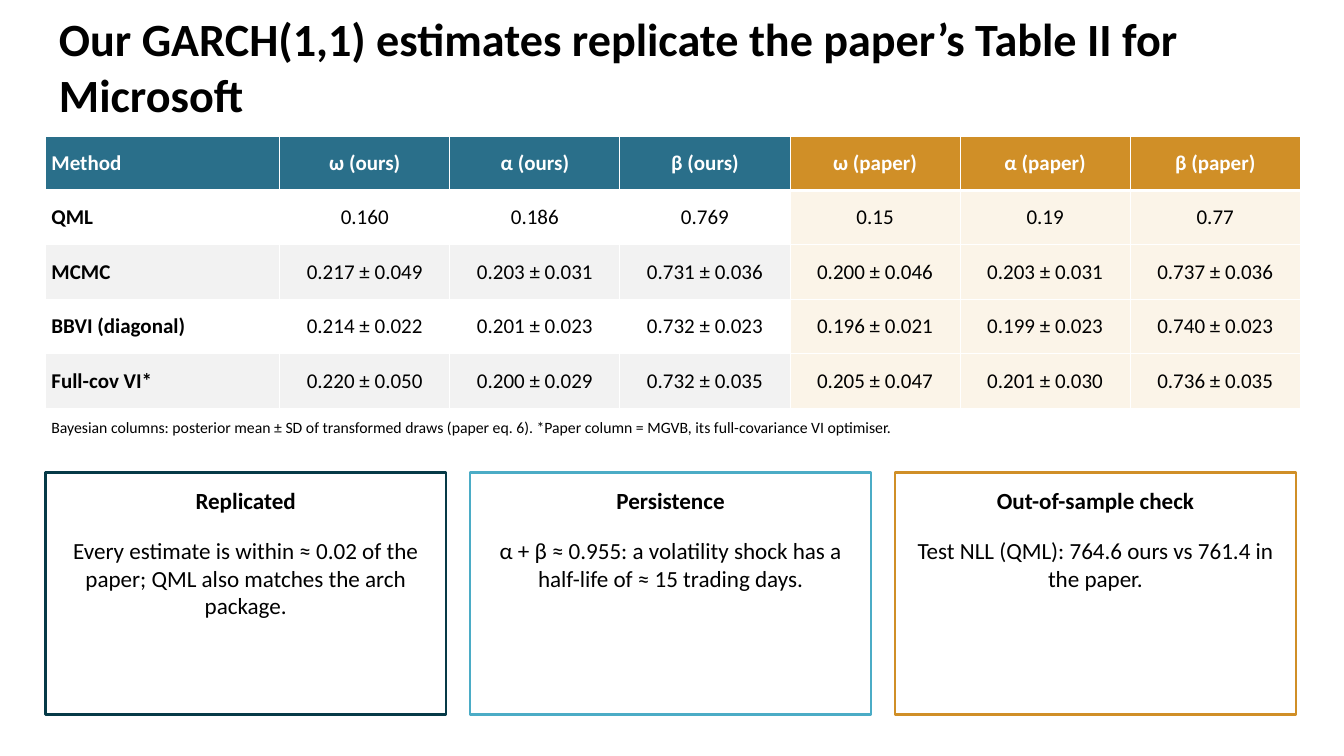
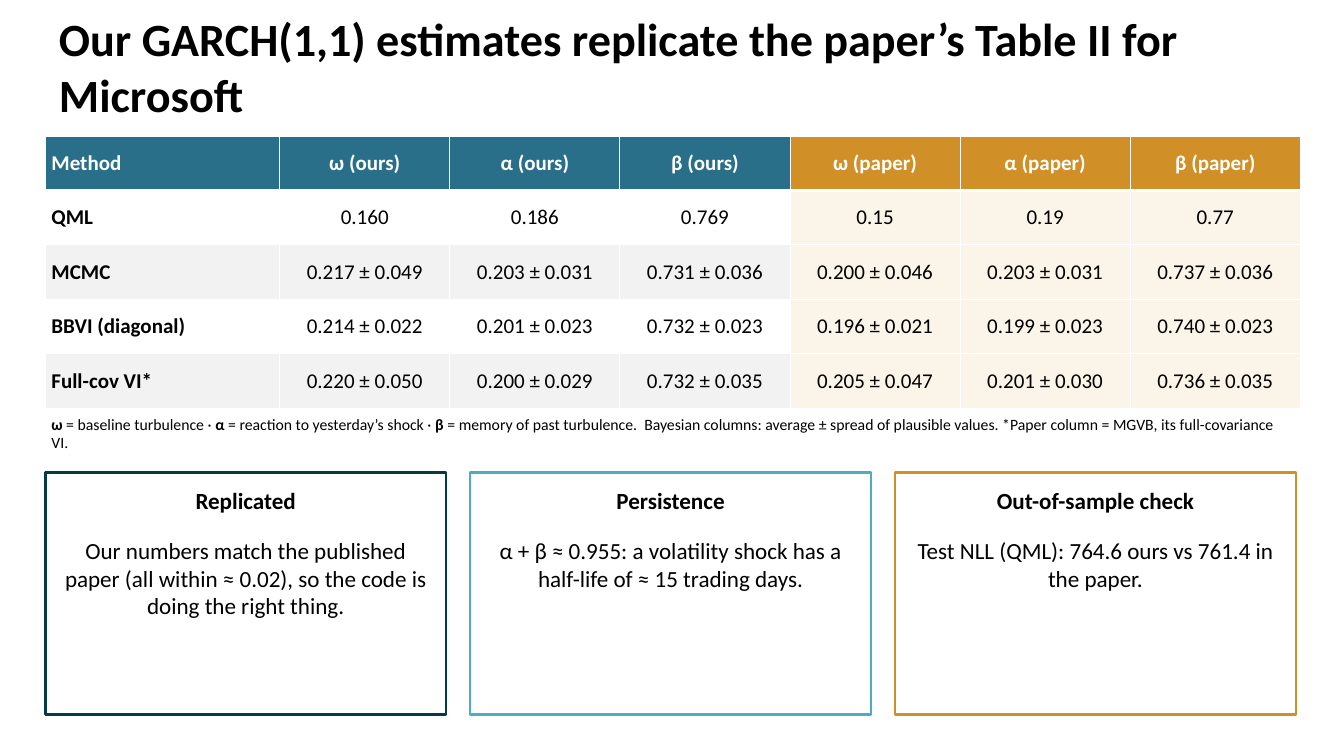
Before and after one commit to SGhuman123/Fordham-Time-Series-Econometrics, a slide deck: slide 10 of slides/Scalable_Bayesian_Volatility.pptx (slide 9 before the commit). Drawn at 1344x756 pixels with LibreOffice and Linux fonts; fonts in the diff are those of the drawing. Boxes give left, top, right and bottom in pixels: in the first picture for what was removed or moved away, otherwise in the second. Text is boxed around its words. In the diff, an @@ line names an element or a change of style, - is before the commit and + after.

```diff
--- a/slides/Scalable_Bayesian_Volatility.pptx
+++ b/slides/Scalable_Bayesian_Volatility.pptx
@@ text at [51,419,1274,448]: text changed @@
-Bayesian columns: posterior mean ± SD of transformed draws (paper eq. 6). *Paper column = MGVB, its full-covariance VI optimiser.
+ω = baseline turbulence · α = reaction to yesterday’s shock · β = memory of past turbulence. Bayesian columns: average ± spread of plausible values. *Paper column = MGVB, its full-covariance VI.
@@ text at [65,543,426,618]: text changed @@
-Every estimate is within ≈ 0.02 of the paper; QML also matches the arch package.
+Our numbers match the published paper (all within ≈ 0.02), so the code is doing the right thing.
```
Also in this commit, not shown: 10 other slides changed, 2 slides added, 7 other files.
